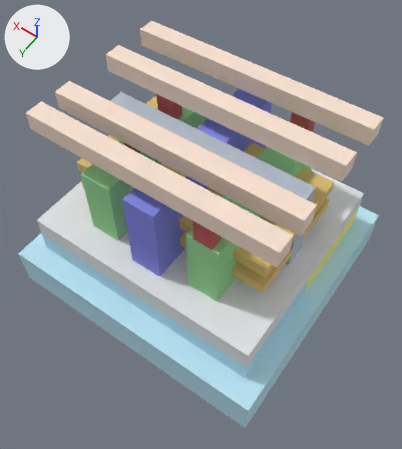
Renders of the OBJ model models/show_fs.obj from each side of a commit.
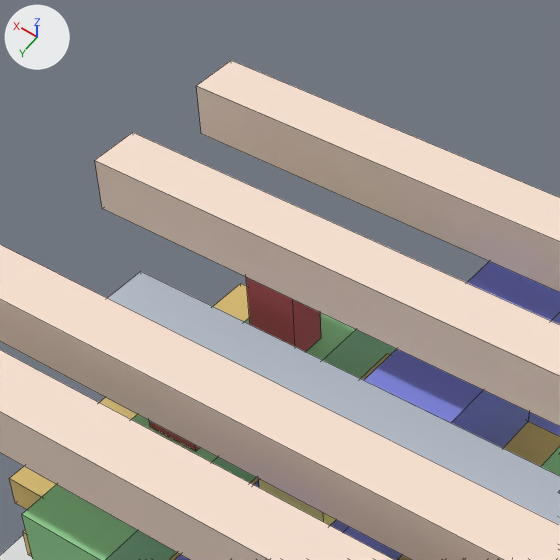
Old and new are each drawn whole from a camera (50 mm lens) standing at (-90.5, 128.5, 194.2) and looking at (-4.5, 8.1, 4.8) and again close up on the part from 18% to 65% of the width and 0% to 42% of the height. Arrows for +X, +Y and +Z are at upper left; the lights stay in place. The first two pictures are the older version. The close-ups show mesh edges as thin lines. Where no turn or scale is listed for an object, it has been applied to the vertices. Vertices at exactly the same position are counted once.

Names of what the first close-up shows: 'show_fs'.
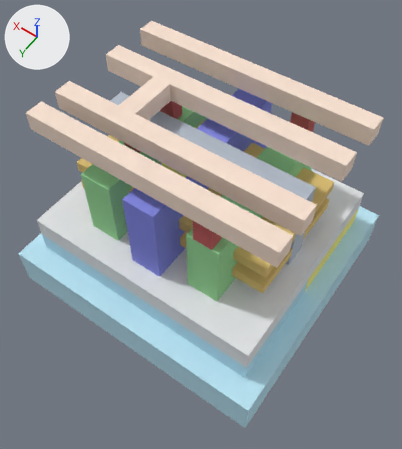
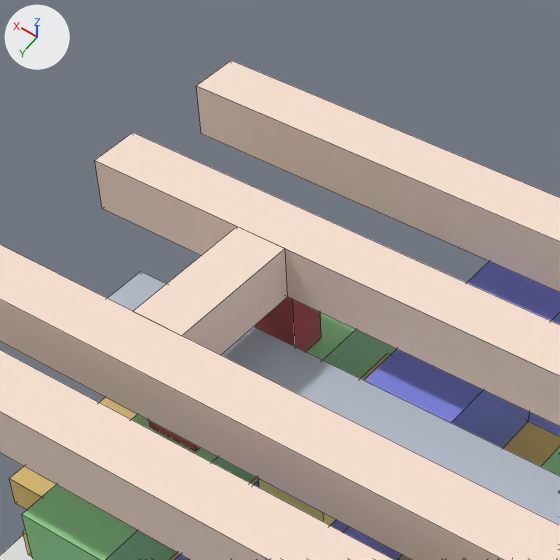
Changed parts and their boxes (x1, y1, x2, y2) in the close-ups (560 x 560 px):
part 1 of me_show_fs, added (beige): after (133, 226, 288, 355)

The change, as a diff of the scene's bpy script:
```diff
--- a/models/show_fs.obj.py
+++ b/models/show_fs.obj.py
@@ me_show_fs @@
 # used by ob_show_fs; location = (0.0, 0.0, 0.0)
 # verts and faces of me_show_fs; kept vertices keep their numbers, new ones are numbered from 304
 # before: 258 (29.0, 14.0, 50.0), 259 (21.0, 14.0, 50.0)
-me_show_fs.from_pydata(...)  # 304 vertices, 249 faces; spans x -62.0..62.0, y -58.0..58.0, z -34.0..58.0
+me_show_fs.from_pydata(...)  # 310 vertices, 255 faces; spans x -62.0..62.0, y -58.0..58.0, z -34.0..58.0
+# me_show_fs part 1
+verts[304] = (21.0, 14.0, 58.0)  # pixel (181, 335)
+verts[305] = (21.0, -7.0, 50.0)  # pixel (287, 296)
+verts[306] = (21.0, -7.0, 58.0)  # pixel (285, 248)
+for new, old in zip([307, 308, 309], [304, 305, 306]): verts[new] = verts[old] + (8.0, 0.0, 0.0)
+faces += [(258, 307, 304, 259), (305, 306, 309, 308), (258, 259, 305, 308), (258, 308, 309, 307), (304, 307, 309, 306), (259, 304, 306, 305)]  # mat_m0 (beige #f9e2d1)
 me_show_fs.materials.append(mat_wall)
```
